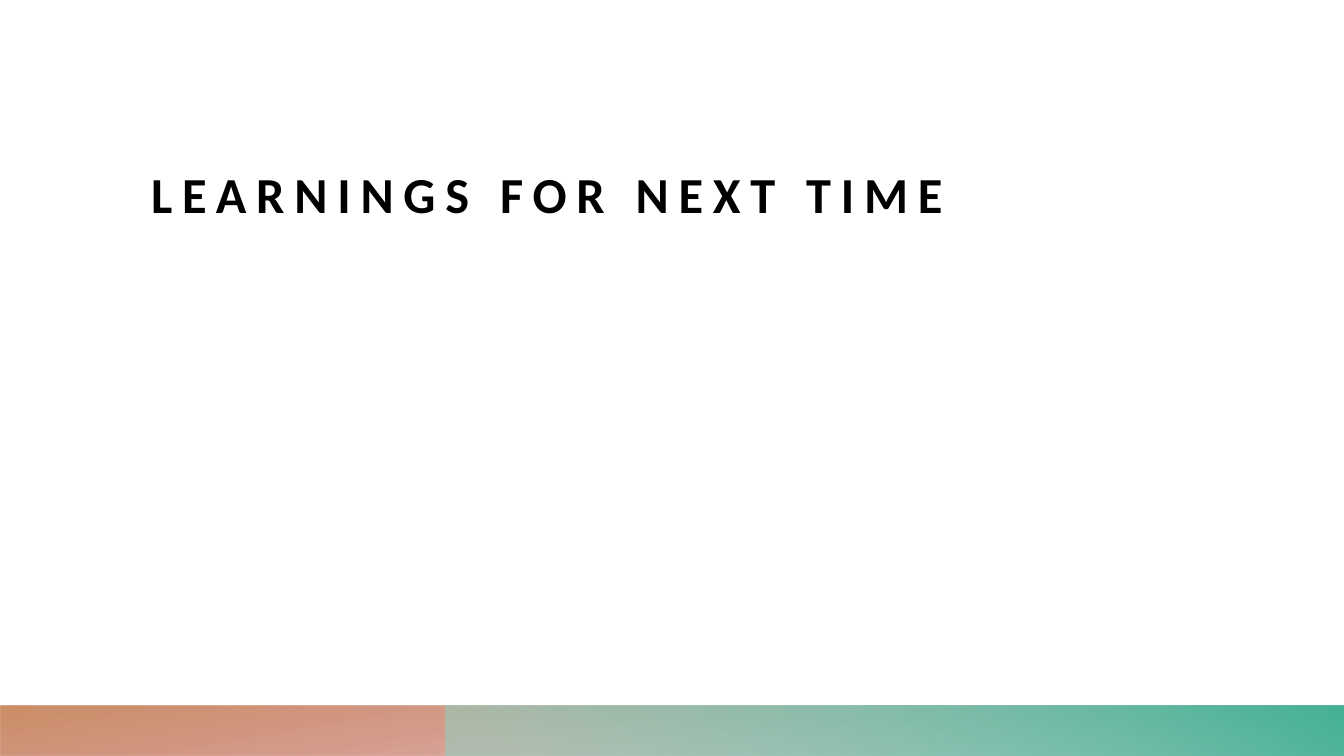
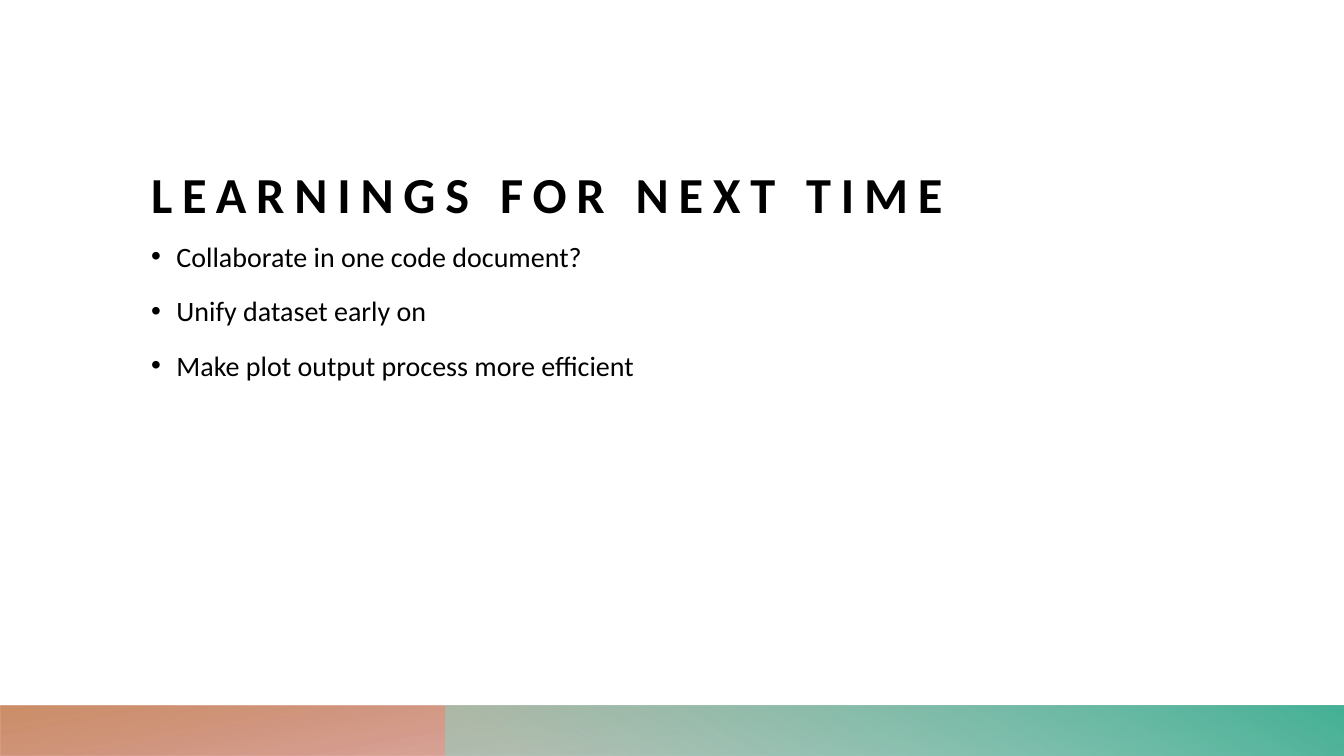
Before and after one commit to StefanMunnes/SICSS_2024, a slide deck: slide 8 of projects/abortion laws/Abortion.pptx (slide 5 before the commit). Drawn at 1344x756 pixels with LibreOffice and Linux fonts; fonts in the diff are those of the drawing. Boxes give left, top, right and bottom in pixels: in the first picture for what was removed or moved away, otherwise in the second. Text is boxed around its words. In the diff, an @@ line names an element or a change of style, - is before the commit and + after.

Commit message:
ppt update

```diff
--- a/projects/abortion laws/Abortion.pptx
+++ b/projects/abortion laws/Abortion.pptx
@@ text added at (x1=176, y1=247, x2=633, y2=381), 20 pt, text #000000 @@
+• Collaborate in one code document?
+• Unify dataset early on
+• Make plot output process more efficient
```
Also in this commit, not shown: 2 other slides changed, 4 slides added, 1 slide removed.
